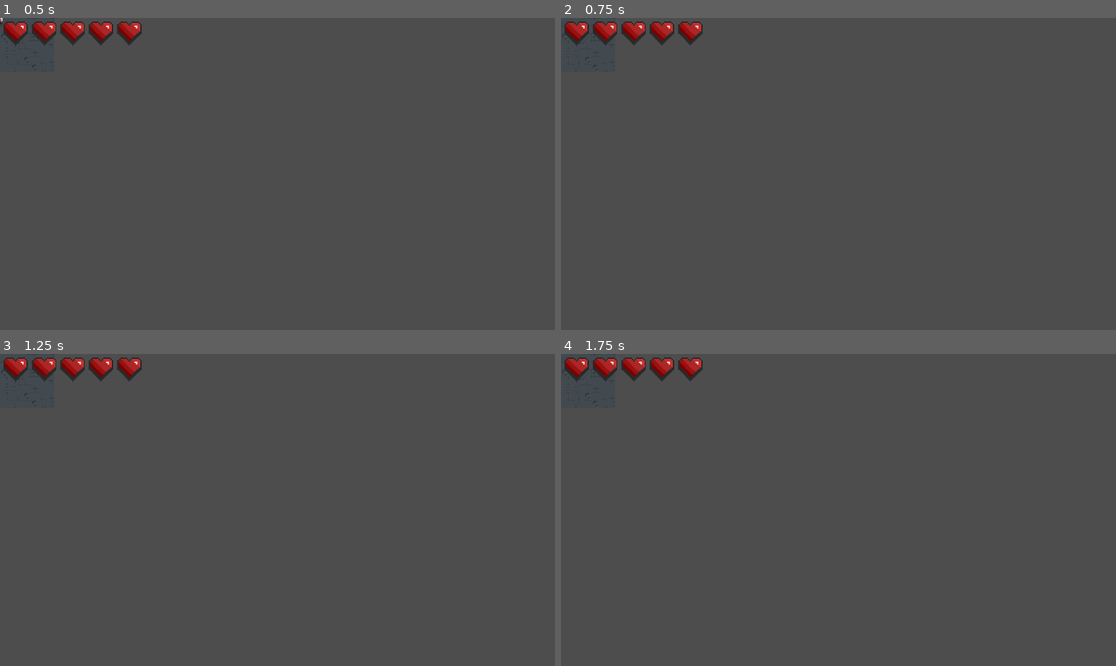
Above: before the commit, frames 1-4 (two rows, left to right).
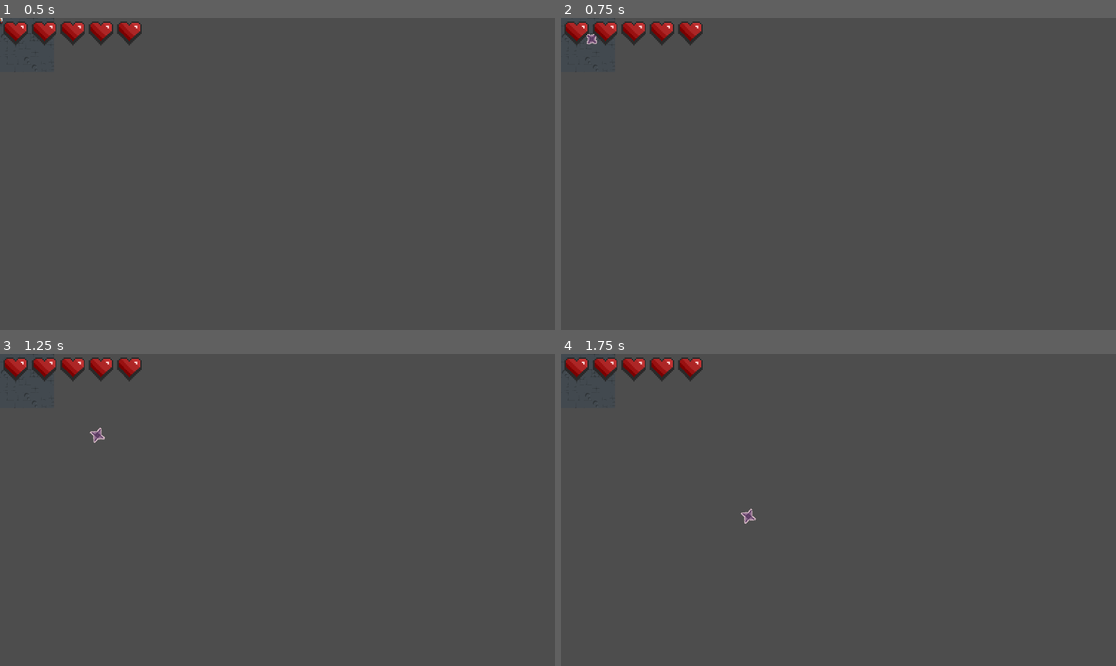
Above: after the commit, the same moments.

Repository: GuusOomen/Arcane-Dungeons-Trials-of-the-Elements
Game: Godot game, scene res://rooms/room_1.tscn
The game is run twice, just before and just after one commit, with the same random seed, the same clock (stepped at 60 frames per second) and the same inputs. This scene is started directly instead of the project's main scene.
Inputs (mouse positions are in pixels of both pictures, inside the frame that each line leads up to):
- Up to frame 1 (0.5 s): no input
- Up to frame 2 (0.75 s): tap Enter at 0.5 s; move the mouse to (810, 236) at 0.52 s; hold W (up) from 0.53 s (still down); click (810, 236) at 0.6 s
- Up to frame 3 (1.25 s): keep holding W (up)
- Up to frame 4 (1.75 s): keep holding W (up); move the mouse to (1005, 556) at 1.27 s; tap Space (attack) at 1.35 s; click (1005, 556) at 1.55 s

Frame 1 is identical in both runs. In frame 2, less than 0.1% of the frame differs, in the area x 4-7%, y 5-9%; in frame 3, less than 0.1%, in the area x 16-19%, y 23-29%; in frame 4, less than 0.1%.
Error before the commit: Cannot call method 'instantiate' on a null value. (res://Character_controls.gd:156)

Commit message:
hard-coded player projectile scenes

Diff:
--- a/Character_controls.gd
+++ b/Character_controls.gd
@@ -1,10 +1,12 @@
 extends CharacterBody2D
 
-@export var projectile_scene_default: PackedScene
-@export var projectile_scene_fire: PackedScene
-@export var projectile_scene_water: PackedScene
-@export var projectile_scene_earth: PackedScene
-@export var projectile_scene_wind: PackedScene
+var projectiles := {
+	"default": preload("res://projectile/projectile.tscn"),
+	"fire": preload("res://projectile/projectile-fire.tscn"),
+	"water": preload("res://projectile/projectile-water.tscn"),
+	"earth": preload("res://projectile/projectile-earth.tscn"),
+	"wind": preload("res://projectile/projectile-wind.tscn"),
+}
 
 # Constants for various actions
 const SPEED = 200.0
@@ -142,18 +144,7 @@
 	attack_counter += 1
 
 func perform_magic() -> void:
-	var projectile: CharacterBody2D
-	match char_type:
-		"fire":
-			projectile = projectile_scene_fire.instantiate() as CharacterBody2D
-		"earth":
-			projectile = projectile_scene_earth.instantiate() as CharacterBody2D
-		"water":
-			projectile = projectile_scene_water.instantiate() as CharacterBody2D
-		"wind":
-			projectile = projectile_scene_wind.instantiate() as CharacterBody2D
-		"default":
-			projectile = projectile_scene_default.instantiate() as CharacterBody2D
+	var projectile: CharacterBody2D = projectiles[char_type].instantiate()
 	projectile.cast_group = "Player"
 	projectile.direction = (get_global_mouse_position() - global_position).normalized()
 	projectile.global_position = global_position + 50.0 * projectile.direction
--- a/main.tscn
+++ b/main.tscn
@@ -1,14 +1,9 @@
-[gd_scene load_steps=10 format=3 uid="uid://br858p83p1f5r"]
+[gd_scene load_steps=5 format=3 uid="uid://br858p83p1f5r"]
 
 [ext_resource type="PackedScene" uid="uid://cokr0nbhhpsng" path="res://Main_character.tscn" id="2_pqbwu"]
 [ext_resource type="PackedScene" uid="uid://ip246espjksp" path="res://rooms/test_room.tscn" id="3_w78d1"]
 [ext_resource type="PackedScene" uid="uid://bqphqqsbp1btx" path="res://Skeleton.tscn" id="4_ot48j"]
-[ext_resource type="PackedScene" uid="uid://b1sl54bed4u5h" path="res://projectile/projectile.tscn" id="6_2psyd"]
 [ext_resource type="PackedScene" path="res://orb.tscn" id="6_8kdbm"]
-[ext_resource type="PackedScene" uid="uid://cmft2eharu7sk" path="res://projectile/projectile-fire.tscn" id="7_sblsb"]
-[ext_resource type="PackedScene" uid="uid://p7vdj2e6agkp" path="res://projectile/projectile-water.tscn" id="8_lh76p"]
-[ext_resource type="PackedScene" uid="uid://0bvvjk8q2f4h" path="res://projectile/projectile-earth.tscn" id="9_qaslt"]
-[ext_resource type="PackedScene" uid="uid://dcdpnchr06gxu" path="res://projectile/projectile-wind.tscn" id="10_j8t1p"]
 
 [node name="Node" type="Node"]
 
@@ -39,8 +34,3 @@
 [node name="Player" parent="." instance=ExtResource("2_pqbwu")]
 position = Vector2(586, 328)
 scale = Vector2(4, 4)
-projectile_scene_default = ExtResource("6_2psyd")
-projectile_scene_fire = ExtResource("7_sblsb")
-projectile_scene_water = ExtResource("8_lh76p")
-projectile_scene_earth = ExtResource("9_qaslt")
-projectile_scene_wind = ExtResource("10_j8t1p")
